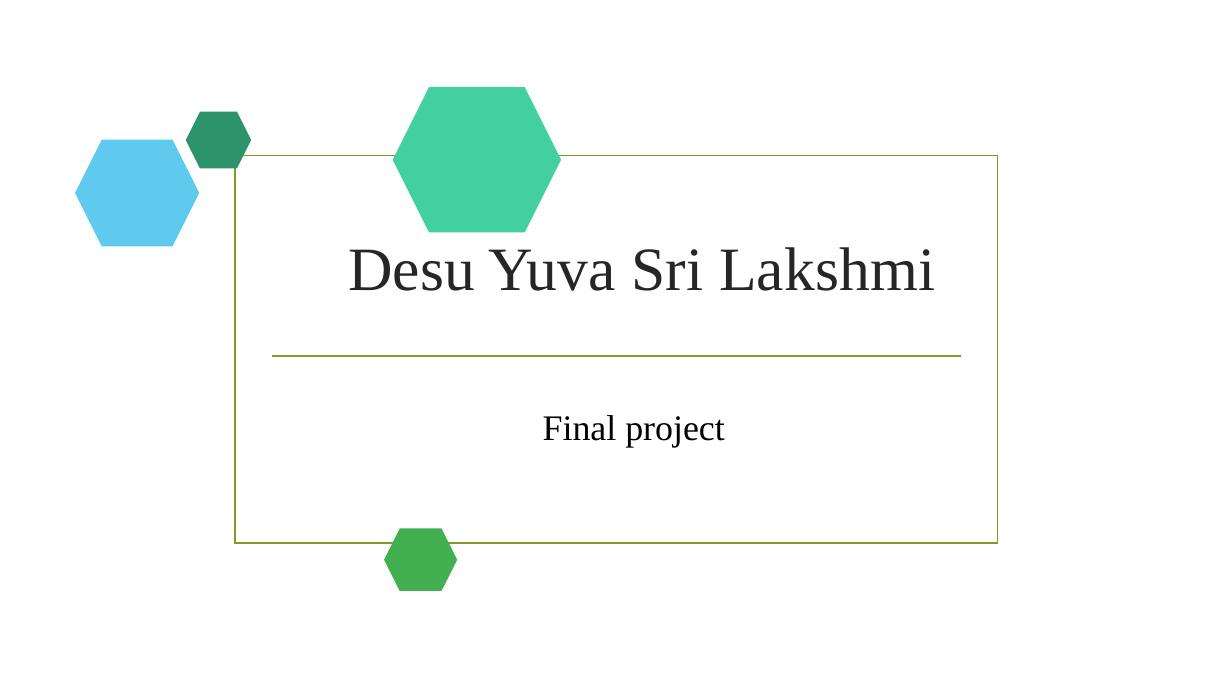
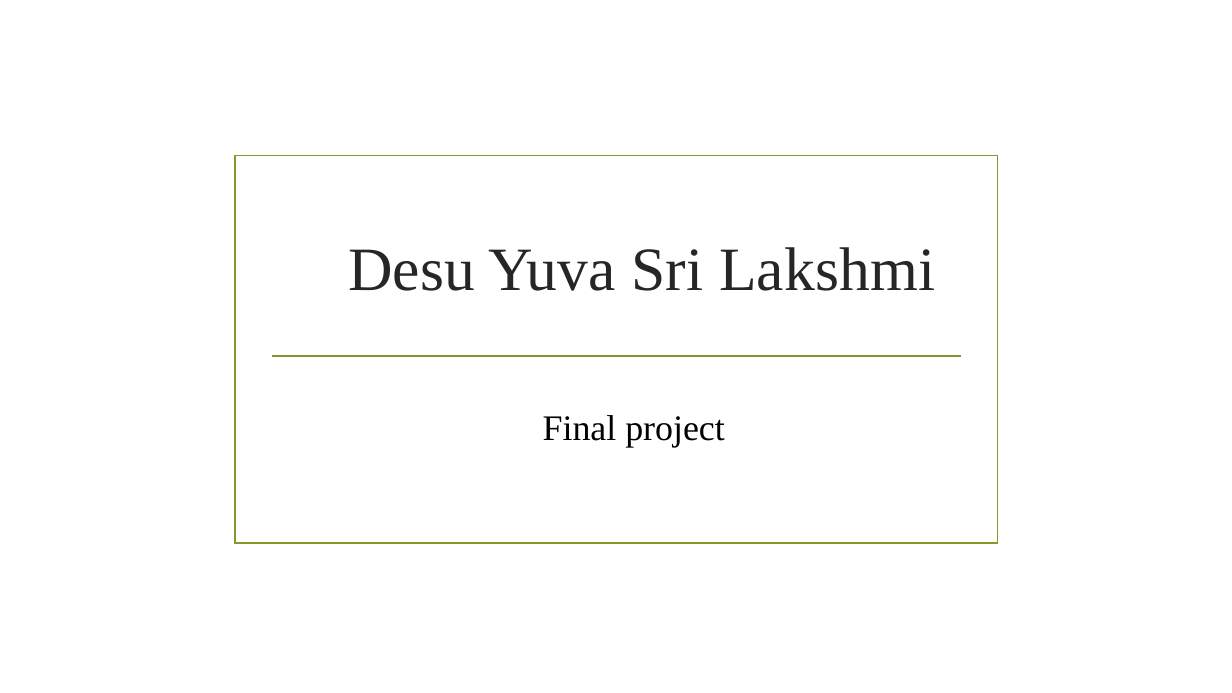
Before and after one commit to yuvasri24-github/final-project, a slide deck: slide 1 of keyloggerppt.pptx. Drawn at 1232x693 pixels with LibreOffice and Linux fonts; fonts in the diff are those of the drawing; background and template pictures are left out. Boxes give left, top, right and bottom in pixels: in the first picture for what was removed or moved away, otherwise in the second. Text is boxed around its words. In the diff, an @@ line names an element or a change of style, - is before the commit and + after.

```diff
--- a/keyloggerppt.pptx
+++ b/keyloggerppt.pptx
@@ freeform shape removed at <box>393,87,561,232</box> @@
@@ freeform shape removed at <box>186,112,251,168</box> @@
@@ freeform shape removed at <box>75,140,199,247</box> @@
@@ freeform shape removed at <box>384,529,457,592</box> @@
```
Also in this commit, not shown: 1 other slide changed.
